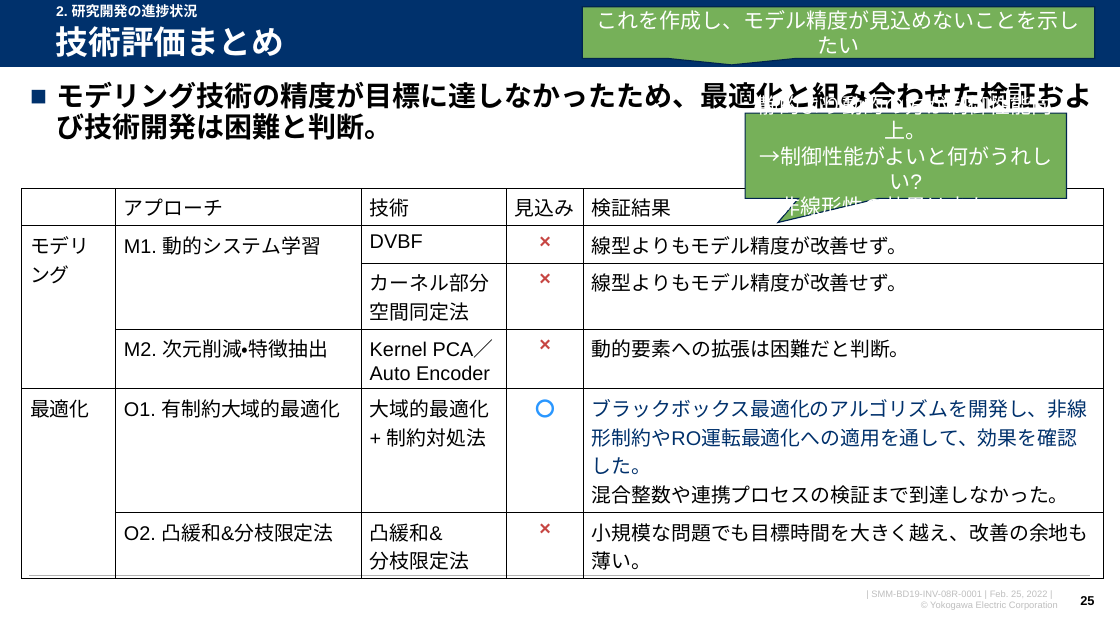
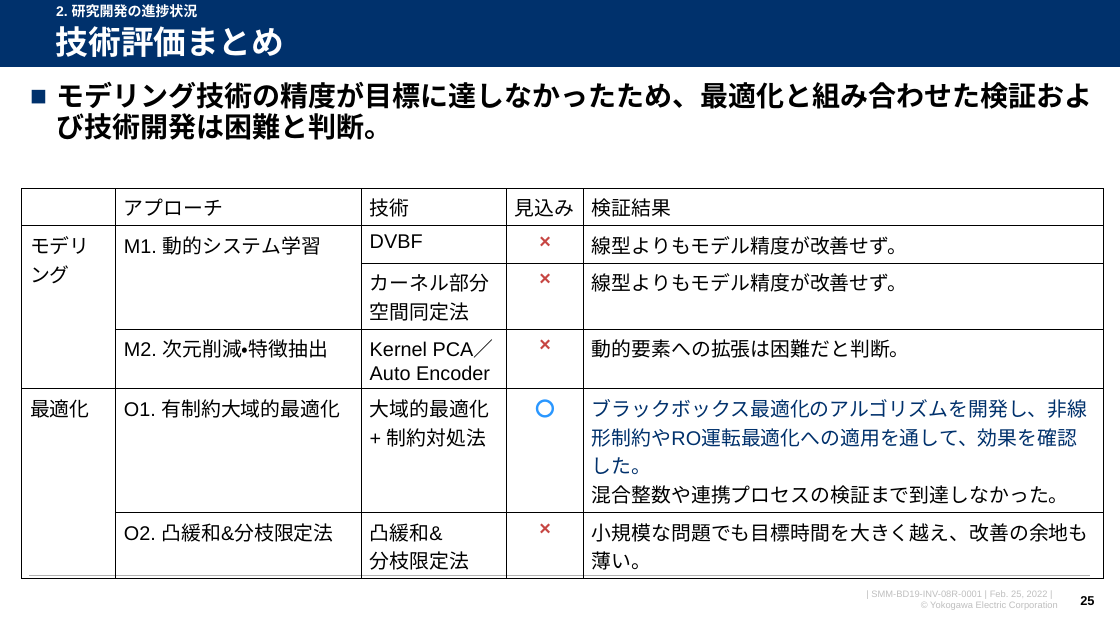
Before and after one commit to watarukumagai-git/opt, a slide deck: slide 25 of SoS/20231201_連携最適_LR2資料_kuma.pptx. Drawn at 1120x630 pixels with LibreOffice and Linux fonts; fonts in the diff are those of the drawing; background and template pictures are left out. Boxes give left, top, right and bottom in pixels: in the first picture for what was removed or moved away, otherwise in the second. Text is boxed around its words. In the diff, an @@ line names an element or a change of style, - is before the commit and + after.

```diff
--- a/SoS/20231201_連携最適_LR2資料_kuma.pptx
+++ b/SoS/20231201_連携最適_LR2資料_kuma.pptx
@@ speech box removed at box(582, 7, 1095, 59) @@
-これを作成し、モデル精度が見込めないことを示したい
@@ speech box removed at box(745, 113, 1067, 198) @@
-静的より動的の方が制御性能向上。
-→制御性能がよいと何がうれしい?
-非線形性の効果は少ない。
```
Also in this commit, not shown: 4 other slides changed.
